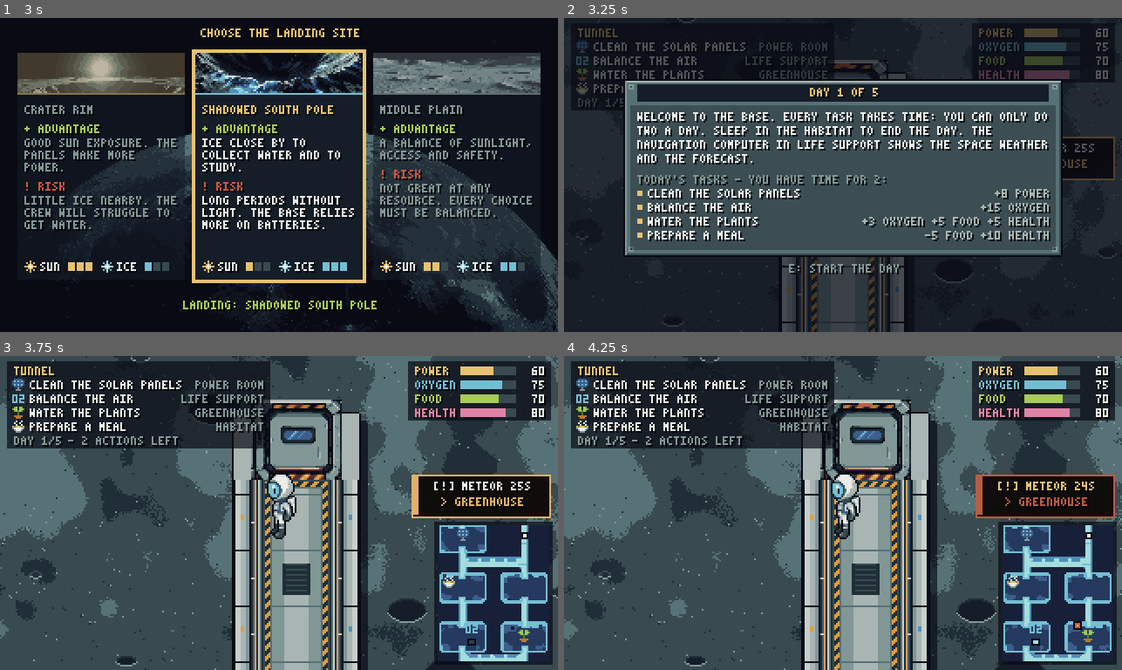
Above: before the commit, frames 1-4 (two rows, left to right).
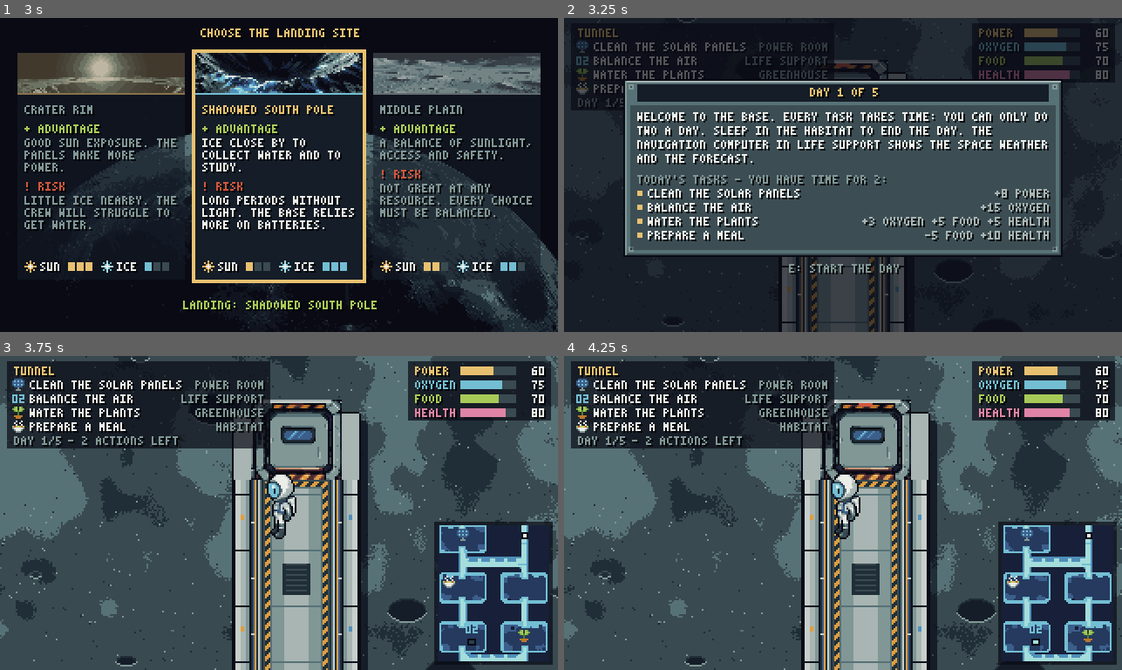
Above: after the commit, the same moments.

Repository: HattoriLoL/Artemis-Adventure
Game: Godot game, scene res://cenas/tela_inicial.tscn
Same seed, same stepped clock (60 frames per second), same inputs: the game is played once before the commit and once after it.
Inputs (mouse positions are in pixels of both pictures, inside the frame that each line leads up to):
- Up to frame 1 (3 s): tap Enter (ui_accept) at 0.5, 0.77, 1.52, 2, 2.75 s; move the mouse to (401, 159) at 0.52 s; hold D (direita) 0.53-1.28 s; hold E (usar) 0.53-1.28 s; click (401, 159) at 0.67 s; tap M at 0.8, 1.35 s; move the mouse to (167, 190) at 1.27 s; hold S (baixo) 1.28-2.03 s; tap 8 at 1.55, 2.1 s; move the mouse to (334, 105) at 2.02 s; hold D (direita) 2.03-2.78 s; hold E (usar) 2.03-2.78 s; move the mouse to (251, 237) at 2.77 s; hold W (cima) from 2.78 s (still down); tap Shift (andar) at 2.85 s; click (251, 237) at 2.92 s
- Up to frame 2 (3.25 s): keep holding W (cima); tap Enter (ui_accept) at 3.02 s; tap M at 3.05 s
- Up to frame 3 (3.75 s): tap Enter (ui_accept) at 3.5 s; move the mouse to (446, 560) at 3.52 s; release W (cima) at 3.53 s; hold A (esquerda) from 3.53 s (still down); hold E (usar) from 3.53 s (still down)
- Up to frame 4 (4.25 s): keep holding A (esquerda); keep holding E (usar); tap Enter (ui_accept) at 3.77 s; tap 8 at 3.8 s

Frame 1 is identical in both runs. In frame 2, 0.5% of the frame differs, in the area x 89-99%, y 37-52%; in frame 3, 3.5%; in frame 4, 3.5%, in the area x 73-99%, y 37-88%.

Commit message:
Meteoros: ajustes de lógica
- nunca no dia da erupção solar nem numa noite lunar: o sorteio acontece depois do sorteio da erupção, e se os dois
  coincidirem mesmo assim, a chuva é remarcada para um dia seguinte válido; não dispara durante o alarme da erupção
- registra no relatório final (Missao.registrar_evento: METEOR IMPACT com o dano, ou METEORS DEFLECTED) em vez de
  escrever ações falsas no diário do dia, que contavam no computador de navegação e no histórico
- o dano das 5 salas fica no recursos.json (habitat e estufa eram criados pelo código durante o jogo)
- sem atalhos de teclado no jogo normal (M, 8, F8, F12 disparavam a chuva); o teste fica na aba DEV (METEOR SHOWER NOW)

Diff:
--- a/jogo/dados/recursos.json
+++ b/jogo/dados/recursos.json
@@ -20,7 +20,9 @@
   "abrigo/blindagem": {},
   "emergencia/energia": {"energia": -20, "condicao": -10},
   "emergencia/suporte": {"oxigenio": -15, "condicao": -10},
-  "emergencia/abrigo": {"condicao": -15, "oxigenio": -10}
+  "emergencia/abrigo": {"condicao": -15, "oxigenio": -10},
+  "emergencia/habitat": {"comida": -10, "condicao": -15},
+  "emergencia/estufa": {"comida": -15, "oxigenio": -10}
  },
  "protecao": {
   "_leia": "Tarefas que reforçam a blindagem contra a erupção solar (em vez de mudar um recurso): cada vez conta +N reforços em Missao.blindagem.",
--- a/jogo/scripts/emergencia_meteoros.gd
+++ b/jogo/scripts/emergencia_meteoros.gd
@@ -97,38 +97,21 @@
 	_sortear_dia()
 
 
-func _sortear_dia() -> void:
-	if mapa == null or not mapa.has_node("CicloDias"):
-		dia_sorteado = 2
-		tempo_espera_dia = 18.0
+## O dia da chuva de meteoros: entre os dias que ainda vão acontecer (a partir de `desde`), fora das noites lunares
+## e nunca no dia da erupção solar (dois alarmes no mesmo dia). Sem dia válido, a emergência não acontece nesta missão.
+func _sortear_dia(desde := 2) -> void:
+	dia_sorteado = -1
+	if mapa == null or mapa.get("ciclo") == null:
 		return
-
 	var ciclo: Node = mapa.get("ciclo")
 	var dias_validos: Array[int] = []
-	var total: int = int(ciclo.call("total_dias")) if ciclo.has_method("total_dias") else 5
-	for d in range(2, total + 1):
-		var eh_noite: bool = bool(ciclo.call("eh_noite", d)) if ciclo.has_method("eh_noite") else false
-		if not eh_noite:
+	for d in range(maxi(2, desde), int(ciclo.call("total_dias")) + 1):
+		if not bool(ciclo.call("eh_noite", d)) and d != Missao.dia_erupcao:
 			dias_validos.append(d)
-
-	if dias_validos.is_empty():
-		dia_sorteado = 2
-	else:
+	if not dias_validos.is_empty():
 		dia_sorteado = dias_validos.pick_random()
-
 	tempo_espera_dia = randf_range(14.0, 26.0)
 	tempo_dia_decorrido = 0.0
-	print("EmergenciaMeteoros: Agendada para o Dia %d (apos %.1fs de atividade)" % [dia_sorteado, tempo_espera_dia])
-
-
-func _unhandled_input(ev: InputEvent) -> void:
-	if ev is InputEventKey and ev.pressed and not ev.echo:
-		# Teclas de atalho para simulação/teste:
-		# 'M' (Meteoro), '8' ou F12 (evitando F8 que fecha o jogo no editor do Godot)
-		if ev.physical_keycode in [KEY_M, KEY_8, KEY_F12, KEY_F8]:
-			print("EmergenciaMeteoros: Disparo manual de teste ativado via tecla")
-			disparar()
-			get_viewport().set_input_as_handled()
 
 
 func _process(delta: float) -> void:
@@ -146,7 +129,10 @@
 			if c.has_method("ocupado"):
 				ciclo_ocupado = bool(c.call("ocupado"))
 
-		if dia_atual == dia_sorteado and not dormindo and not em_minigame and not ciclo_ocupado and not fim:
+		if dia_atual == dia_sorteado and dia_atual == Missao.dia_erupcao:
+			_sortear_dia(dia_atual + 1)          # a erupção foi sorteada depois: os meteoros vão para outro dia
+		var alarme_solar: bool = mapa.get("tempestade") != null and bool(mapa.get("tempestade").ativo)
+		if dia_atual == dia_sorteado and not dormindo and not em_minigame and not ciclo_ocupado and not fim and not alarme_solar:
 			tempo_dia_decorrido += delta
 			if tempo_dia_decorrido >= tempo_espera_dia:
 				disparar()
@@ -191,9 +177,6 @@
 	var nome_sala: String = NOMES_SETORES.get(setor_atual, setor_atual.to_upper())
 	print("EmergenciaMeteoros: ALERTA DE METEOROS! Setor: %s, Janela: 25s" % nome_sala)
 
-	if not Missao.historico.is_empty():
-		Missao.historico[-1]["acoes"].append("[ALERT] METEOR SHOWER TARGETING " + nome_sala)
-
 	_tocar_sirene()
 	queue_redraw()
 
@@ -222,8 +205,8 @@
 	_tocar_clank_e_sucesso()
 
 	var nome_sala: String = NOMES_SETORES.get(setor_atual, setor_atual.to_upper())
-	if not Missao.historico.is_empty():
-		Missao.historico[-1]["acoes"].append("METEORS: SHIELDS HELD IN " + nome_sala + " (NO DAMAGE)")
+	Missao.registrar_evento(Missao.dia, "defesa", "METEORS DEFLECTED",
+		"Meteors hit near the %s. The crew sealed it in time." % nome_sala.to_lower(), "", 5)
 
 	if mapa != null and mapa.has_method("_avisar"):
 		mapa.call("_avisar", texto_resolucao)
@@ -249,11 +232,17 @@
 	if mapa != null and mapa.has_method("tremer_tela"):
 		mapa.call("tremer_tela", 0.5, 3.5)
 
-	# Aplica dano direto aos recursos
-	_aplicar_dano_recursos()
-
-	if not Missao.historico.is_empty():
-		Missao.historico[-1]["acoes"].append("METEORS: IMPACT IN " + nome_sala + " (HULL DAMAGE)")
+	# Aplica o dano e registra no relatório final (página LOG), com o que caiu de fato
+	var mudou := _aplicar_dano_recursos()
+	var partes := PackedStringArray()
+	var pior := ""
+	for nome in Recursos.NOMES:
+		if mudou.has(nome) and roundi(mudou[nome]) != 0:
+			partes.append("%d %s" % [roundi(mudou[nome]), str(Recursos.ROTULOS[nome]).to_lower()])
+			if pior == "" or mudou[nome] < mudou[pior]:
+				pior = nome
+	Missao.registrar_evento(Missao.dia, "critico", "METEOR IMPACT",
+		"Meteors hit the %s: %s." % [nome_sala.to_lower(), ", ".join(partes)], pior, 8)
 
 	if mapa != null and mapa.has_method("_avisar"):
 		mapa.call("_avisar", texto_resolucao)
@@ -262,25 +251,9 @@
 	print("EmergenciaMeteoros: Tempo esgotado! Impacto de meteoros no setor %s." % nome_sala)
 
 
-func _aplicar_dano_recursos() -> void:
-	var id_emergencia := "emergencia/" + setor_atual
-	# Garante que a regra de dano exista mesmo se o JSON for sobrescrito
-	if not Recursos.regras.get("efeitos", {}).has(id_emergencia):
-		if not Recursos.regras.has("efeitos"):
-			Recursos.regras["efeitos"] = {}
-		match setor_atual:
-			"energia":
-				Recursos.regras["efeitos"][id_emergencia] = {"energia": -20.0, "condicao": -10.0}
-			"abrigo":
-				Recursos.regras["efeitos"][id_emergencia] = {"condicao": -15.0, "oxigenio": -10.0}
-			"suporte":
-				Recursos.regras["efeitos"][id_emergencia] = {"oxigenio": -15.0, "condicao": -10.0}
-			"habitat":
-				Recursos.regras["efeitos"][id_emergencia] = {"comida": -10.0, "condicao": -15.0}
-			"estufa":
-				Recursos.regras["efeitos"][id_emergencia] = {"comida": -15.0, "oxigenio": -10.0}
-
-	Recursos.aplicar(id_emergencia)
+## O dano da sala atingida ("emergencia/<sala>" em recursos.json); devolve o que mudou de fato.
+func _aplicar_dano_recursos() -> Dictionary:
+	return Recursos.aplicar("emergencia/" + setor_atual)
 
 
 func _draw() -> void:
--- a/jogo/scripts/mapa.gd
+++ b/jogo/scripts/mapa.gd
@@ -114,11 +114,11 @@
 	_interface()
 	emergencia = EmergenciaMeteorosScript.new()
 	add_child(emergencia)
-	emergencia.iniciar(self)
 	Recursos.iniciar()                             # começa com as condições do local de pouso
 	Recursos.mudou.connect(_recursos_mudaram)
 	ciclo.noite_fechou.connect(_amanhecer)
 	ciclo.iniciar()                                # dia 1: boletim da manhã
+	emergencia.iniciar(self)                       # depois do ciclo: o dia dos meteoros evita o da erupção já sorteado
 
 
 func _entradas() -> void:
